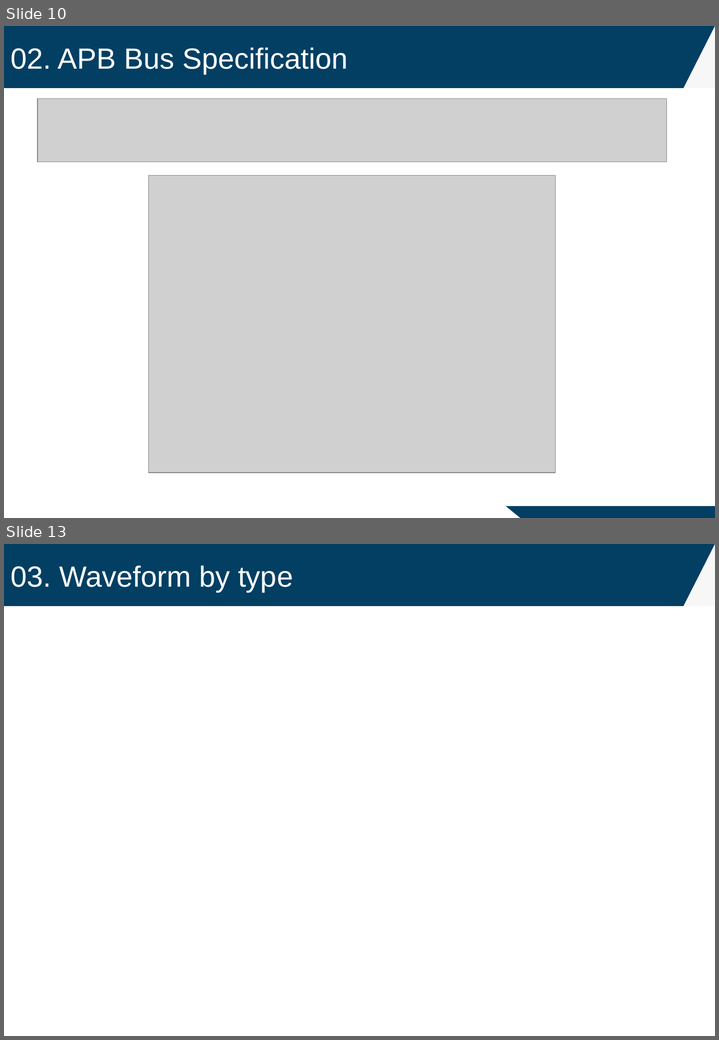
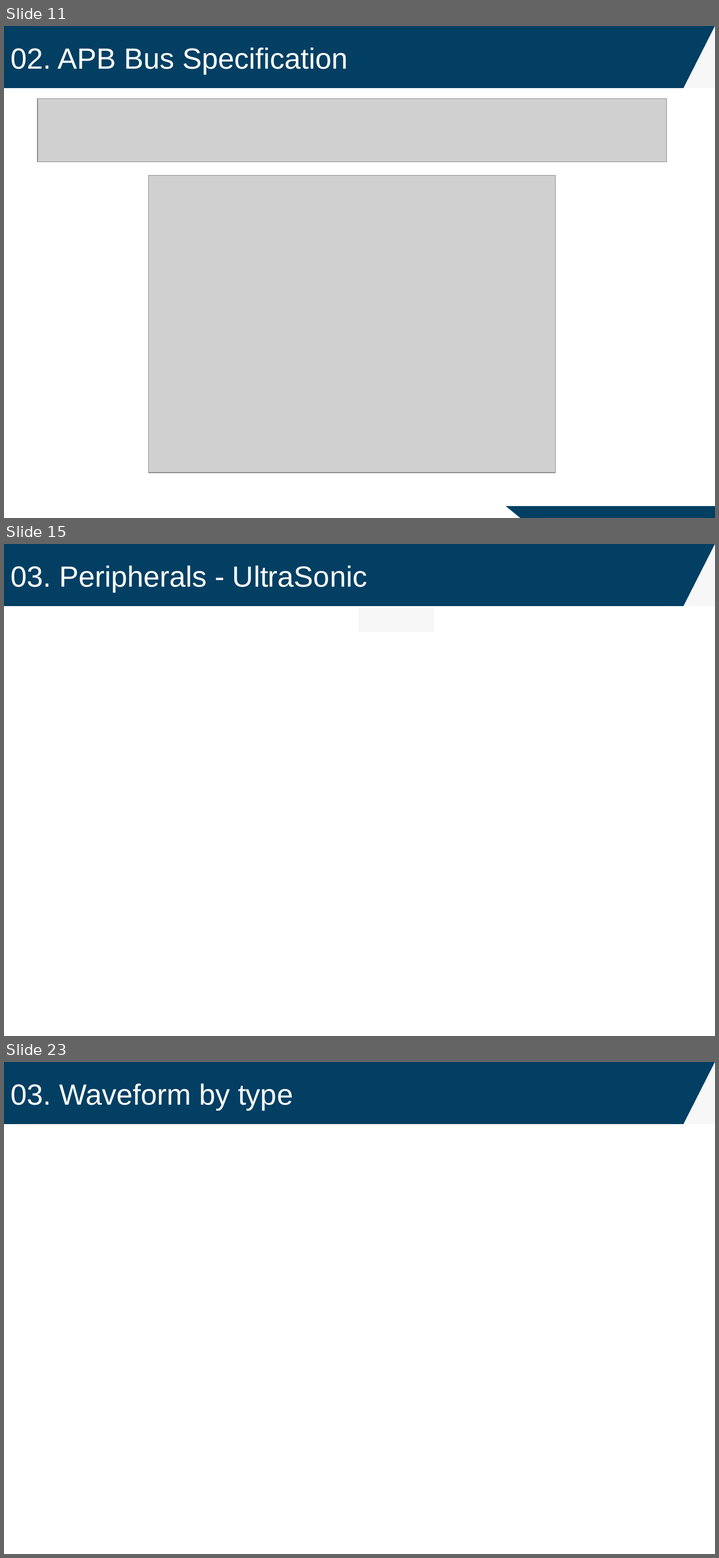
Before and after one commit to oriraccoon/Harman_ComputerArchitecture, a slide deck: RISC-V MultiCycle CPU Peripherals_김지환.pptx. Shown one above the other, each under a label of ours: slides 10 and 13 before the commit, slides 11, 15 and 23 after it; the slides between them are not shown. The pictures are 719x1040 and 719x1558 pixels, drawn with LibreOffice and Linux fonts; fonts in the diff are those of the drawing; grey boxes stand for pictures. Boxes give left, top, right and bottom in pixels: in the first picture for what was removed or moved away, otherwise in the second. Text is boxed around its words. In the diff, an @@ line names an element or a change of style, - is before the commit and + after.

```diff
--- a/RISC-V MultiCycle CPU Peripherals_김지환.pptx
+++ b/RISC-V MultiCycle CPU Peripherals_김지환.pptx
@@ slide 15 added at box(4, 544, 715, 1036), background #FFFFFF @@
@@ rectangle added at box(4, 544, 715, 606), fill #033F63 @@
@@ right triangle added at box(683, 544, 715, 606), fill #F7F7F7 @@
@@ text added at box(10, 566, 367, 592), 32 pt, text #FFFFFF @@
+03. Peripherals - UltraSonic
@@ rectangle added at box(360, 609, 433, 630), fill #F7F7F7, outline #F7F7F7 2 pt @@
@@ what was slide 10 is now slide 11 @@
@@ what was slide 13 is now slide 23 @@
```
Also in this commit, not shown: 5 slides changed, 10 other slides added, 1 slide removed, 35 other files.
